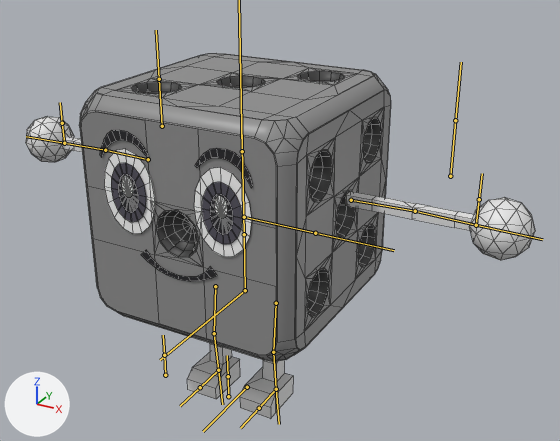
An edit to the FBX model Assets/FBX/dice-person.fbx, drawn before and after from the same camera.
Camera for both pictures: a 50 mm lens placed at (0.812, -1.314, 1.111), pointed at (0.029, 0.11, 0.399). The axes (+X, +Y, +Z) are drawn at lower left. The lights are the same throughout. The bones that bend it are drawn over the model as lines. Mesh edges are drawn as thin lines.

The first picture shows 'Cube', 'PersonArms', 'PersonLegs'.
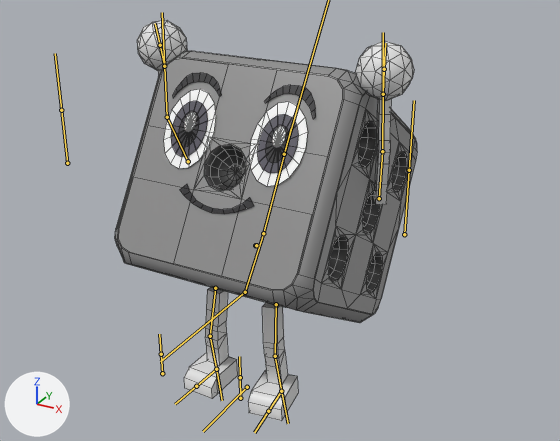
The newer file adds an action. The first version stands in its rest pose; the second is drawn at frame 1 of the action 'PersonRig|IdleHolding'.

The change, as a diff of the scene's bpy script:
```diff
--- a/Assets/FBX/dice-person.fbx.py
+++ b/Assets/FBX/dice-person.fbx.py
@@ bone_abdomen @@
 bone_abdomen = bpy.data.objects['PersonRig'].pose.bones['abdomen']  # child of 'hips'
-bone_abdomen.rotation_quaternion = (1.0, 0.0, 0.0, 0.0)  # degrees (0, 0, 0)
+bone_abdomen.rotation_quaternion = (0.948, -0.317, 0.0, 0.0)  # degrees (-37, 0, 0)
@@ bone_chest @@
 bone_chest = bpy.data.objects['PersonRig'].pose.bones['chest']  # child of 'abdomen'
-bone_chest.rotation_quaternion = (1.0, 0.0, 0.0, 0.0)  # degrees (0, 0, 0)
+bone_chest.rotation_quaternion = (0.999, 0.047, 0.001, 0.0)  # degrees (5, 0, 0)
@@ bone_armupper_r @@
 bone_armupper_r = bpy.data.objects['PersonRig'].pose.bones['ArmUpper.R']  # child of 'chest'
-bone_armupper_r.rotation_quaternion = (1.0, 0.0, 0.0, 0.0)  # degrees (0, 0, 0)
+bone_armupper_r.rotation_quaternion = (0.48, -0.141, 0.58, 0.643)  # degrees (65, 48, 138)
@@ bone_armlower_r @@
 bone_armlower_r = bpy.data.objects['PersonRig'].pose.bones['ArmLower.R']  # child of 'ArmUpper.R'
-bone_armlower_r.rotation_quaternion = (1.0, 0.0, 0.0, 0.0)  # degrees (0, 0, 0)
+bone_armlower_r.rotation_quaternion = (0.99, 0.0, 0.0, 0.141)  # degrees (0, 0, 16)
@@ bone_armupper_l @@
 bone_armupper_l = bpy.data.objects['PersonRig'].pose.bones['ArmUpper.L']  # child of 'chest'
-bone_armupper_l.rotation_quaternion = (1.0, 0.0, 0.0, 0.0)  # degrees (0, 0, 0)
+bone_armupper_l.rotation_quaternion = (-0.467, 0.13, 0.573, 0.661)  # degrees (64, -45, -138)
@@ bone_armlower_l @@
 bone_armlower_l = bpy.data.objects['PersonRig'].pose.bones['ArmLower.L']  # child of 'ArmUpper.L'
-bone_armlower_l.rotation_quaternion = (1.0, 0.0, 0.0, 0.0)  # degrees (0, 0, 0)
+bone_armlower_l.rotation_quaternion = (0.994, 0.0, 0.0, -0.11)  # degrees (0, 0, -13)
@@ bone_legupper_r @@
 bone_legupper_r = bpy.data.objects['PersonRig'].pose.bones['LegUpper.R']  # child of 'hips'
-bone_legupper_r.rotation_quaternion = (1.0, 0.0, 0.0, 0.0)  # degrees (0, 0, 0)
+bone_legupper_r.rotation_quaternion = (0.999, -0.047, 0.013, 0.017)  # degrees (-5, 2, 2)
@@ bone_leglower_r @@
 bone_leglower_r = bpy.data.objects['PersonRig'].pose.bones['LegLower.R']  # child of 'LegUpper.R'
-bone_leglower_r.rotation_quaternion = (1.0, 0.0, 0.0, 0.0)  # degrees (0, 0, 0)
+bone_leglower_r.rotation_quaternion = (0.995, 0.098, 0.0, 0.0)  # degrees (11, 0, 0)
@@ bone_legupper_l @@
 bone_legupper_l = bpy.data.objects['PersonRig'].pose.bones['LegUpper.L']  # child of 'hips'
-bone_legupper_l.rotation_quaternion = (1.0, 0.0, 0.0, 0.0)  # degrees (0, 0, 0)
+bone_legupper_l.rotation_quaternion = (0.997, -0.045, -0.049, -0.039)  # degrees (-5, -6, -4)
@@ bone_leglower_l @@
 bone_leglower_l = bpy.data.objects['PersonRig'].pose.bones['LegLower.L']  # child of 'LegUpper.L'
-bone_leglower_l.rotation_quaternion = (1.0, 0.0, 0.0, 0.0)  # degrees (0, 0, 0)
+bone_leglower_l.rotation_quaternion = (0.996, 0.09, 0.0, 0.0)  # degrees (10, 0, 0)
@@ bone_foot_r @@
 bone_foot_r = bpy.data.objects['PersonRig'].pose.bones['Foot.R']  # child of 'm'
-bone_foot_r.location = (0.0, 0.0, 0.0)
-bone_foot_r.rotation_quaternion = (1.0, 0.0, 0.0, 0.0)  # degrees (0, 0, 0)
+bone_foot_r.location = (0.007, 0.0, 0.0)
+bone_foot_r.rotation_quaternion = (1.0, 0.0, 0.0, -0.022)  # degrees (0, 0, -3)
@@ bone_foot_l @@
 bone_foot_l = bpy.data.objects['PersonRig'].pose.bones['Foot.L']  # child of 'm'
-bone_foot_l.location = (0.0, 0.0, 0.0)
-bone_foot_l.rotation_quaternion = (1.0, 0.0, 0.0, 0.0)  # degrees (0, 0, 0)
+bone_foot_l.location = (-0.014, 0.0, 0.0)
+bone_foot_l.rotation_quaternion = (0.998, 0.0, 0.0, 0.065)  # degrees (0, 0, 8)
```

Boxes [x1, y1, x2, y2] around the edits, measured in the pictures (560 x 441 px):
'Cube', posed (12% shorter): before [79, 53, 391, 362]; after [115, 51, 417, 323]
'PersonArms', posed (45% narrower, 28% taller): before [26, 116, 535, 260]; after [137, 20, 414, 205]
'PersonLegs', posed: before [187, 343, 293, 419]; after [184, 287, 298, 421]
bone 'abdomen', root to tip: before (245, 290) to (244, 234); after (245, 292) to (263, 233)
bone 'chest', root to tip: before (244, 234) to (241, 123); after (263, 233) to (291, 128)
bone 'ArmUpper.R', root to tip: before (148, 159) to (105, 150); after (188, 161) to (167, 117)
bone 'ArmLower.R', root to tip: before (105, 150) to (64, 143); after (167, 117) to (164, 66)
bone 'ArmUpper.L', root to tip: before (351, 200) to (415, 211); after (379, 198) to (382, 151)
bone 'ArmLower.L', root to tip: before (415, 211) to (476, 225); after (382, 151) to (383, 94)
bone 'LegUpper.R', root to tip: before (215, 286) to (214, 333); after (215, 288) to (210, 336)
bone 'LegLower.R', root to tip: before (214, 333) to (218, 370); after (210, 336) to (216, 369)
bone 'LegUpper.L', root to tip: before (276, 303) to (273, 352); after (276, 304) to (275, 356)
bone 'LegLower.L', root to tip: before (273, 352) to (276, 389); after (275, 356) to (281, 391)
bone 'Foot.R', root to tip: before (218, 370) to (200, 387); after (216, 369) to (196, 386)
bone 'Foot.L', root to tip: before (276, 389) to (259, 408); after (281, 391) to (268, 411)
